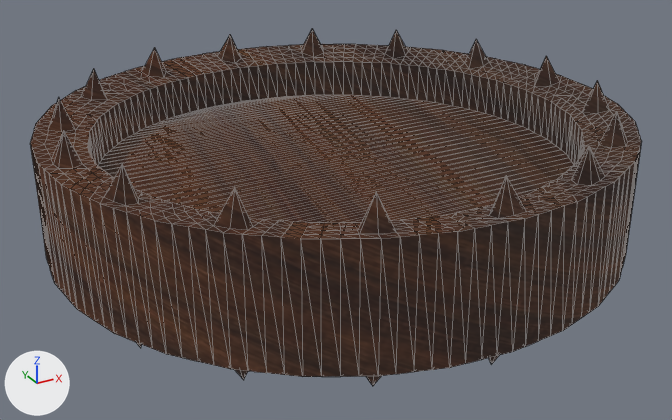
One commit to the glTF model js/src/checker.glb: the scene before it, then after it.
Before and after are seen from a camera (50 mm lens) standing at (-5.93, -10.78, 4.75) and looking at (-0.11, -0.21, -0.54). Every picture has the same lights, and +X, +Y and +Z are marked at lower left. Mesh edges are drawn as thin lines. Vertices at the same position are counted once.
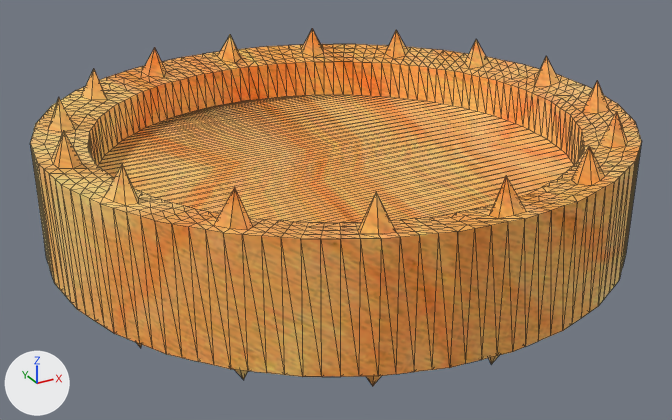
The change, as a diff of the scene's bpy script:
```diff
--- a/js/src/checker.glb.py
+++ b/js/src/checker.glb.py
@@ img_birch_lg @@
+img_birch_lg = load_image('birch-lg', '_unpacked/birch-lg', 500, 245, 'sRGB')
@@ mat_material @@
 mat_material = principled_material('Material')
-mat_material.texture = img_texture_1027559__340  # with its transparency
+mat_material.texture = img_birch_lg  # with its transparency
 mat_material.metallic = 1.0
 mat_material.roughness = 1.0
-mat_material.emission_strength = 0.0124
@@ me_cylinder @@
 me_cylinder.from_pydata(...)  # 1536 vertices, 3068 faces; spans x -1.0..1.0, y -1.0..1.0, z -1.45..1.45
 # used by ob_cylinder; location = (0.0, 0.0, 0.0); rotation_euler = (0.0, 0.0, 3.142), in degrees (0, 0, 180); scale = (-4.03, -4.03, -0.803)
+# me_cylinder part 1: texture (UV) coordinates of 3068 of 3068 faces, centred in x -1.0..1.0, y -1.0..1.0, z -1.12..1.12, changed; they spanned u 0.34..0.67, v 0.06..0.94 and now span u 0.01..1.0, v 0.01..0.99
 me_cylinder.materials.append(mat_material)
```

Location of each change, (x1, y1, x2, y2) in pixels of the pictures (672 x 420 px):
'Cylinder', surface changed (brown to orange)
    both: (30, 28, 641, 386)
